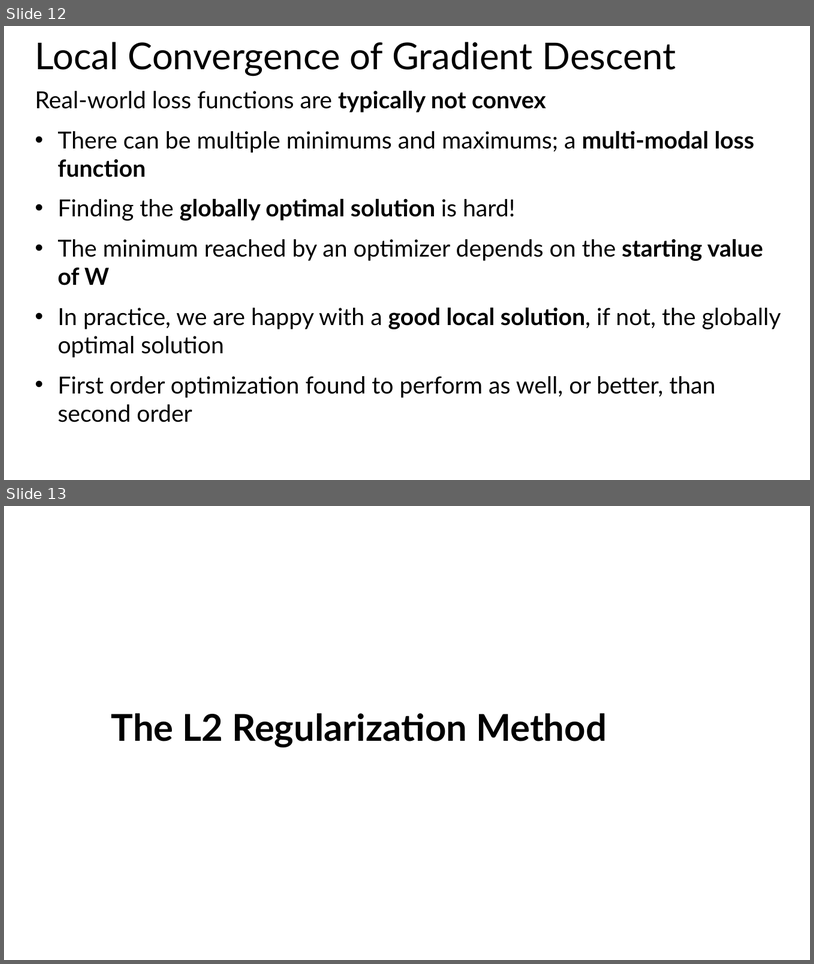
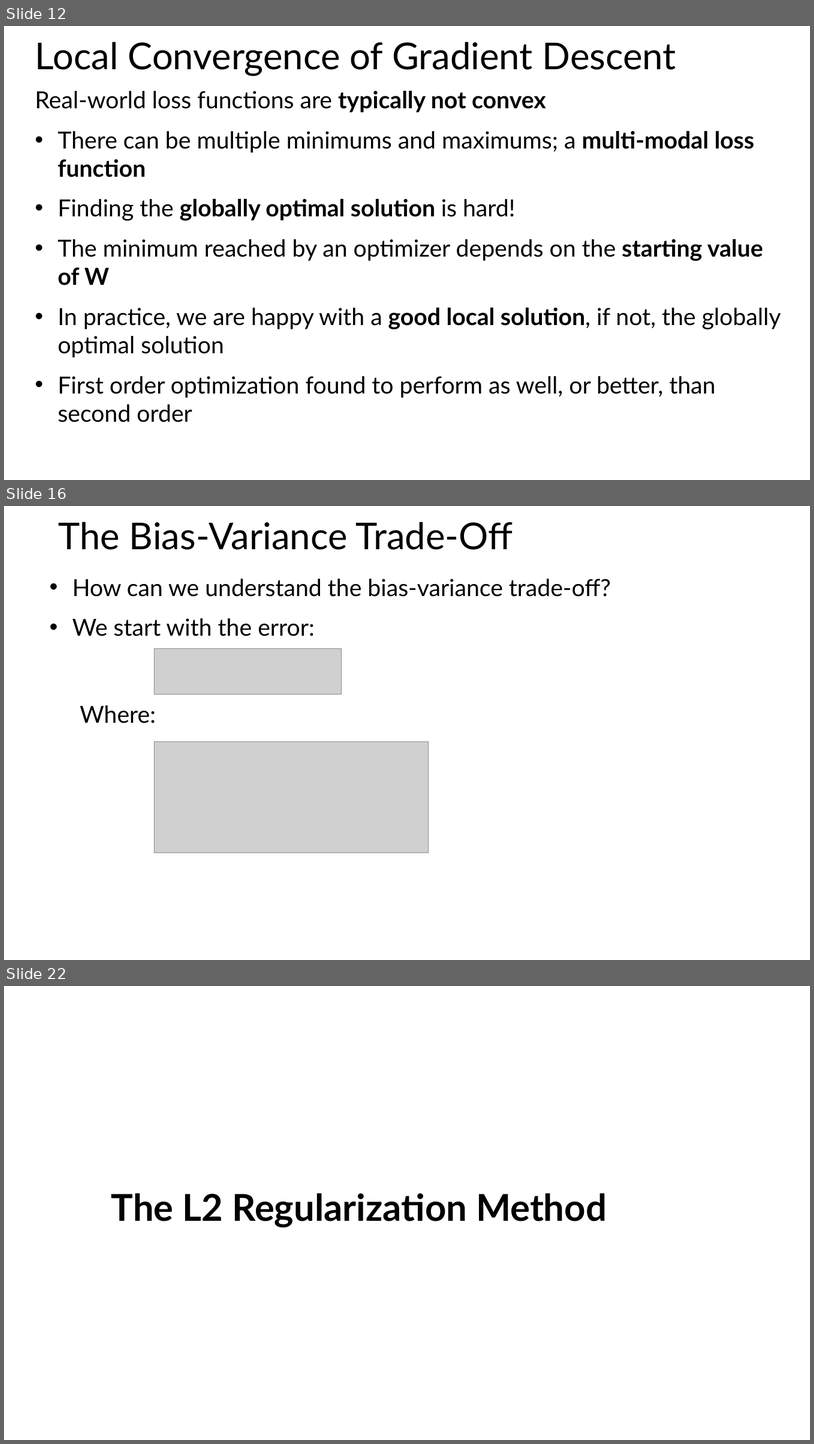
Before and after one commit to StephenElston/MachineLearning530, a slide deck: Lesson4/4_OptimizationRegularization.pptx. Shown one above the other, each under a label of ours: slides 12 and 13 before the commit, slides 12, 16 and 22 after it; the slides between them are not shown. The pictures are 814x964 and 814x1444 pixels, drawn with LibreOffice and Linux fonts; fonts in the diff are those of the drawing; grey boxes stand for pictures. Boxes give left, top, right and bottom in pixels: in the first picture for what was removed or moved away, otherwise in the second. Text is boxed around its words. In the diff, an @@ line names an element or a change of style, - is before the commit and + after.

```diff
--- a/Lesson4/4_OptimizationRegularization.pptx
+++ b/Lesson4/4_OptimizationRegularization.pptx
@@ slide 16 added at (x1=4, y1=506, x2=810, y2=960), background #FFFFFF @@
@@ title added at (x1=58, y1=522, x2=513, y2=550), 44 pt, text #000000 @@
+The Bias-Variance Trade-Off
@@ text added at (x1=72, y1=579, x2=611, y2=636), 28 pt, text #000000 @@
+• How can we understand the bias-variance trade-off?
+• We start with the error:
@@ picture added at (x1=155, y1=649, x2=342, y2=694) @@
@@ text added at (x1=80, y1=705, x2=156, y2=723), 28 pt, text #000000 @@
+Where:
@@ picture added at (x1=155, y1=741, x2=429, y2=853) @@
@@ what was slide 13 is now slide 22 @@
```
Also in this commit, not shown: 9 other slides added.
